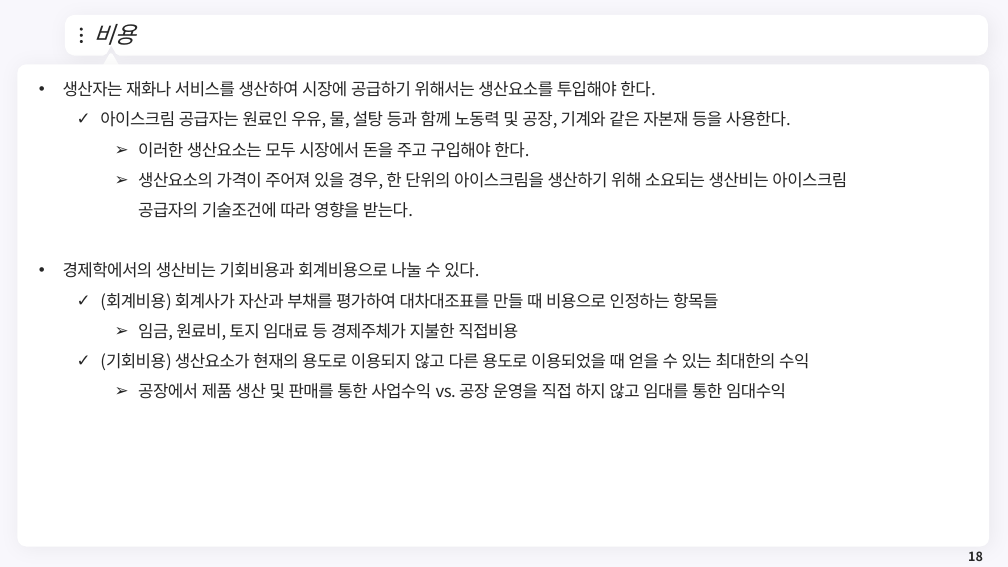
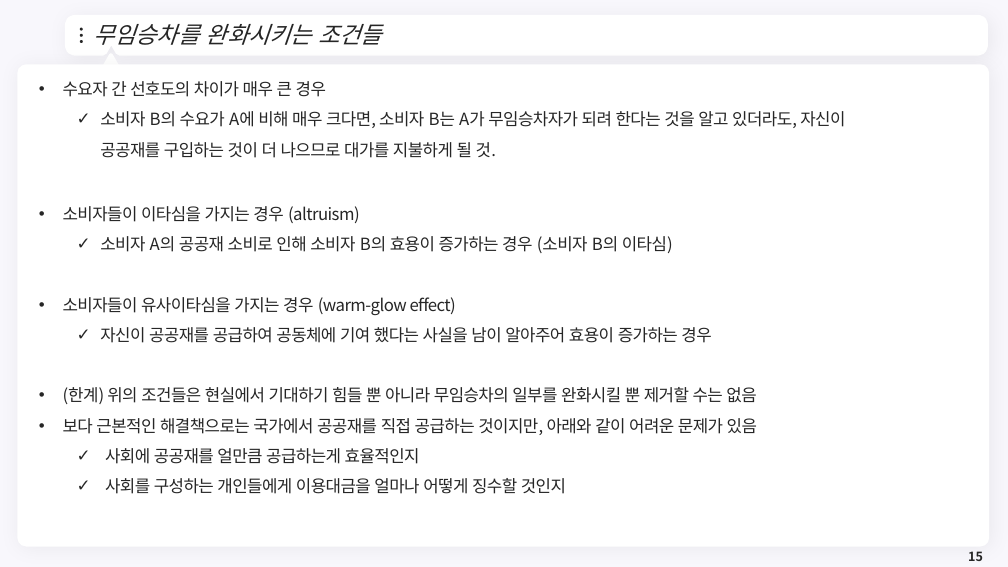
Before and after one commit to meandthey/Teaching, a slide deck: slide 15 of 환경경제학/2026-1/환경경제학_Chapter_04.pptx (slide 18 before the commit). Drawn at 1008x567 pixels with LibreOffice and Linux fonts; fonts in the diff are those of the drawing; background and template pictures are left out. Boxes give left, top, right and bottom in pixels: in the first picture for what was removed or moved away, otherwise in the second. Text is boxed around its words. In the diff, an @@ line names an element or a change of style, - is before the commit and + after.

```diff
--- a/환경경제학/2026-1/환경경제학_Chapter_04.pptx
+++ b/환경경제학/2026-1/환경경제학_Chapter_04.pptx
@@ title at (93, 24, 382, 45): text changed @@
-비용
+무임승차를 완화시키는 조건들
@@ text removed at (63, 81, 847, 399) @@
-• 생산자는 재화나 서비스를 생산하여 시장에 공급하기 위해서는 생산요소를 투입해야 한다.
-  ✓ 아이스크림 공급자는 원료인 우유, 물, 설탕 등과 함께 노동력 및 공장, 기계와 같은 자본재 등을 사용한다.
-    ➢ 이러한 생산요소는 모두 시장에서 돈을 주고 구입해야 한다.
-    ➢ 생산요소의 가격이 주어져 있을 경우, 한 단위의 아이스크림을 생산하기 위해 소요되는 생산비는 아이스크림 공급자의 기술조건에 따라 영향을 받는다.
-• 경제학에서의 생산비는 기회비용과 회계비용으로 나눌 수 있다.
-  ✓ (회계비용) 회계사가 자산과 부채를 평가하여 대차대조표를 만들 때 비용으로 인정하는 항목들
-    ➢ 임금, 원료비, 토지 임대료 등 경제주체가 지불한 직접비용
-  ✓ (기회비용) 생산요소가 현재의 용도로 이용되지 않고 다른 용도로 이용되었을 때 얻을 수 있는 최대한의 수익
-    ➢ 공장에서 제품 생산 및 판매를 통한 사업수익 vs. 공장 운영을 직접 하지 않고 임대를 통한 임대수익
@@ text added at (63, 81, 845, 494), 16 pt, text #262626 @@
+• 수요자 간 선호도의 차이가 매우 큰 경우
+  ✓ 소비자 B의 수요가 A에 비해 매우 크다면, 소비자 B는 A가 무임승차자가 되려 한다는 것을 알고 있더라도, 자신이 공공재를 구입하는 것이 더 나으므로 대가를 지불하게 될 것.
+• 소비자들이 이타심을 가지는 경우 (altruism)
+  ✓ 소비자 A의 공공재 소비로 인해 소비자 B의 효용이 증가하는 경우 (소비자 B의 이타심)
+• 소비자들이 유사이타심을 가지는 경우 (warm-glow effect)
+  ✓ 자신이 공공재를 공급하여 공동체에 기여 했다는 사실을 남이 알아주어 효용이 증가하는 경우
+• (한계) 위의 조건들은 현실에서 기대하기 힘들 뿐 아니라 무임승차의 일부를 완화시킬 뿐 제거할 수는 없음
+• 보다 근본적인 해결책으로는 국가에서 공공재를 직접 공급하는 것이지만, 아래와 같이 어려운 문제가 있음
+  ✓ 사회에 공공재를 얼만큼 공급하는게 효율적인지
+  ✓ 사회를 구성하는 개인들에게 이용대금을 얼마나 어떻게 징수할 것인지
```
Also in this commit, not shown: 4 other slides changed, 15 slides added, 18 slides removed, 4 other files.
